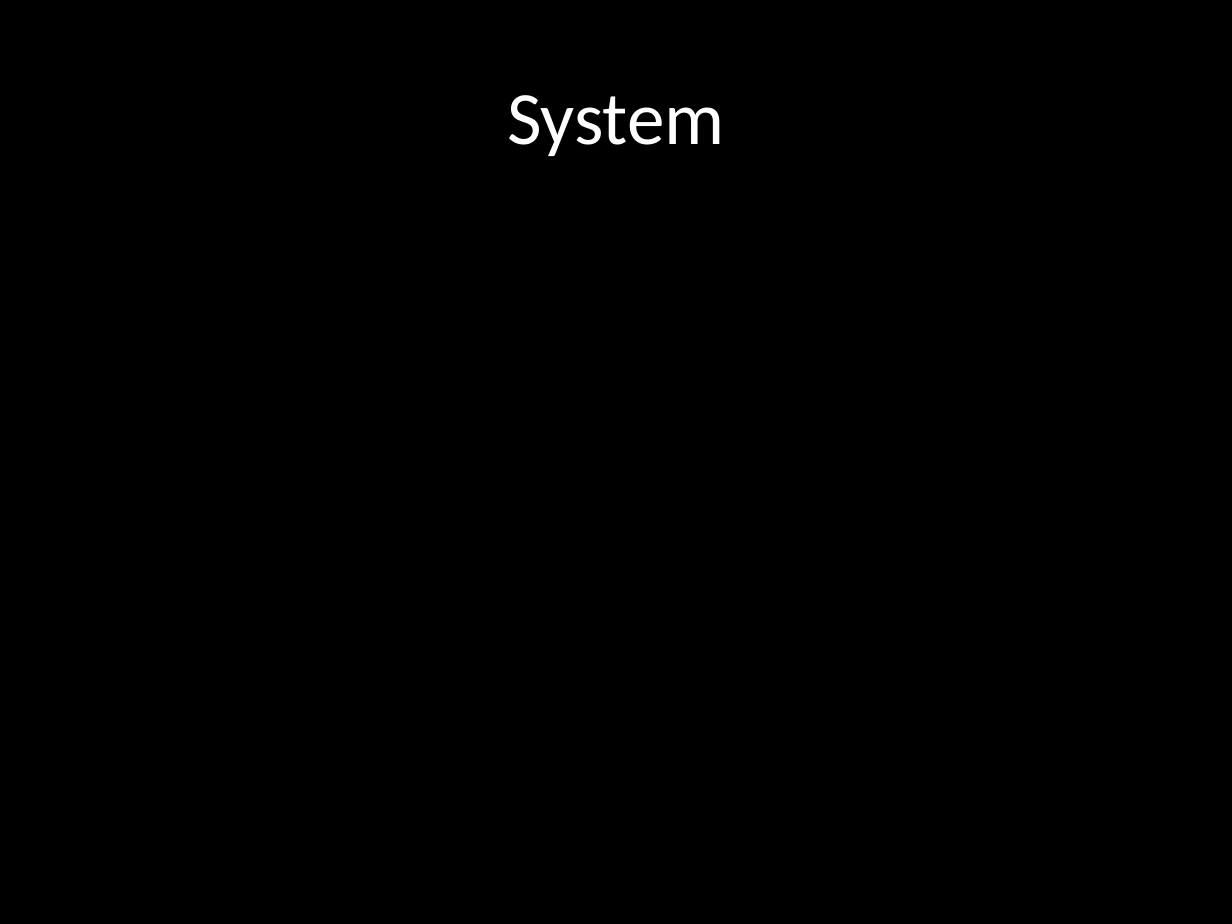
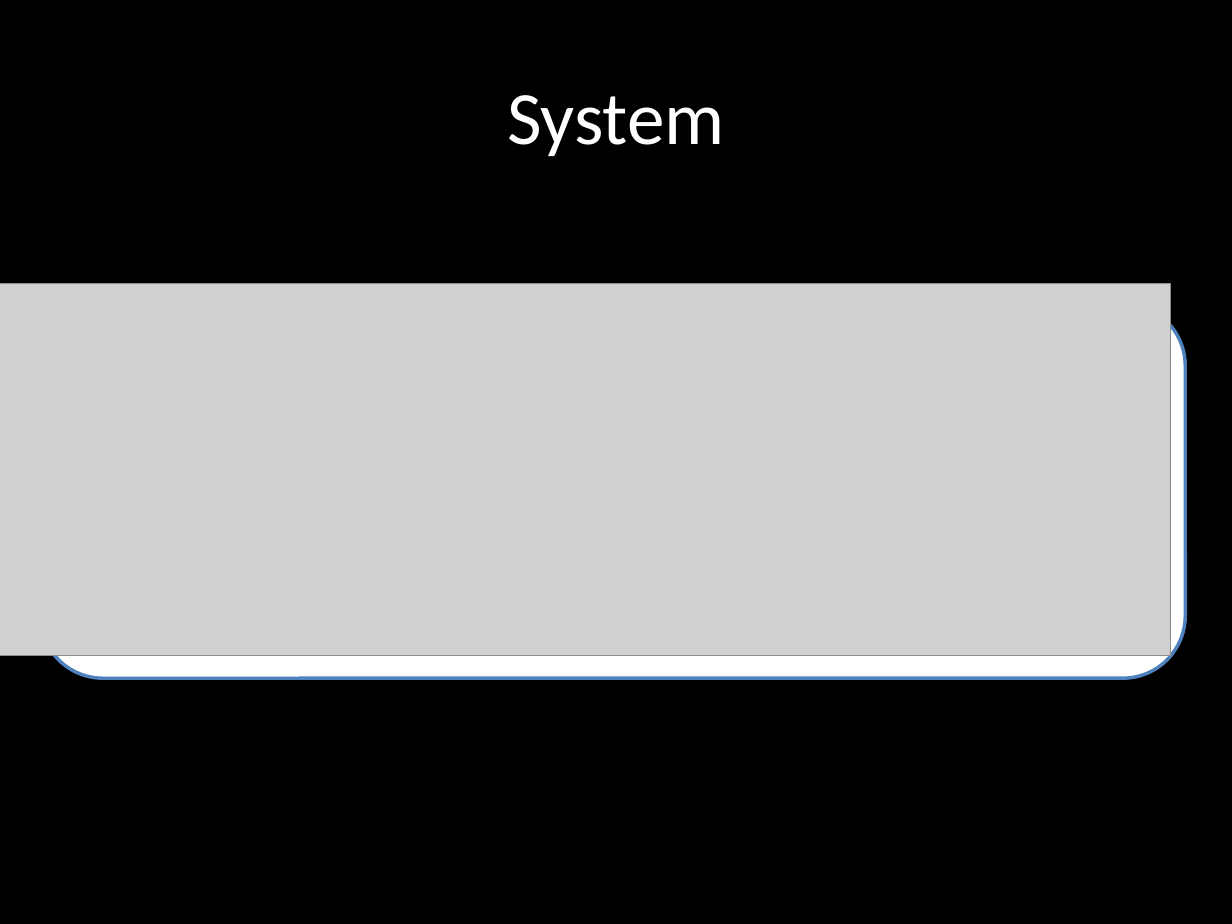
Before and after one commit to SyrianSpock/project-quadrotor-chase, a slide deck: slide 8 of Presentation/Presentation.pptx. Drawn at 1232x924 pixels with LibreOffice and Linux fonts; fonts in the diff are those of the drawing; grey boxes stand for pictures. Boxes give left, top, right and bottom in pixels: in the first picture for what was removed or moved away, otherwise in the second. Text is boxed around its words. In the diff, an @@ line names an element or a change of style, - is before the commit and + after.

Commit message:
Presentation update

```diff
--- a/Presentation/Presentation.pptx
+++ b/Presentation/Presentation.pptx
@@ picture added at [0,283,1170,655] @@
@@ rounded rectangle added at [41,303,1185,678], fill #FFFFFF, outline #4F81BD 2 pt @@
```
